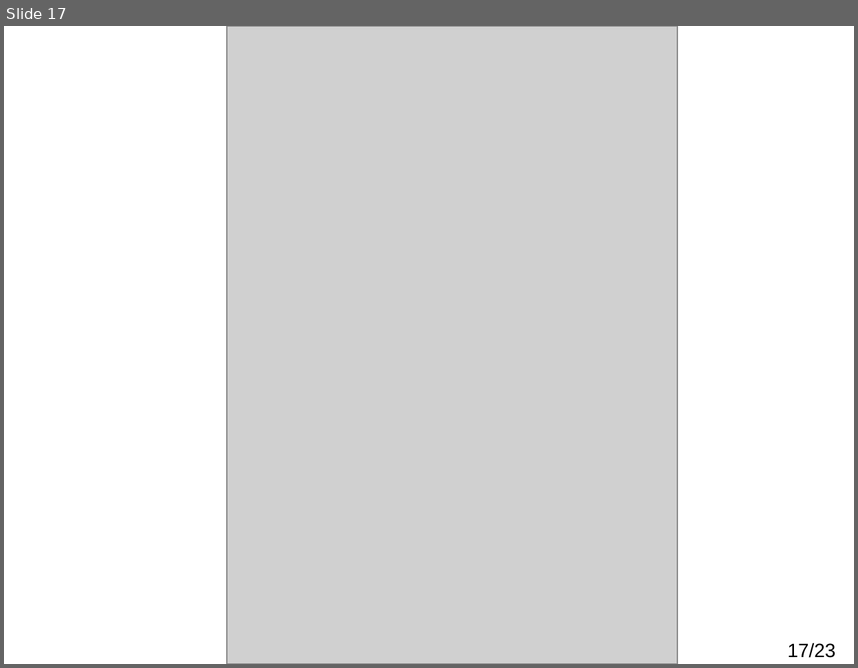
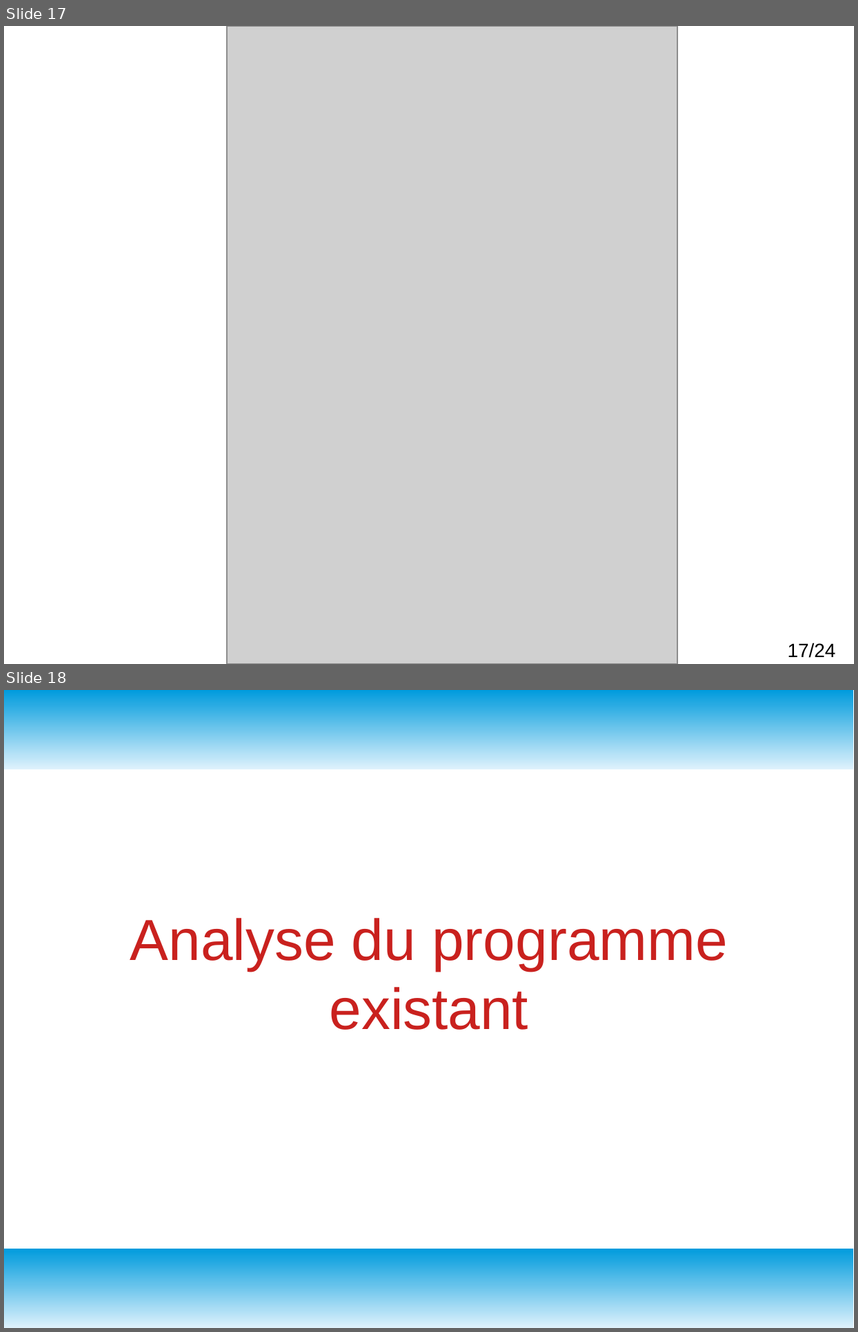
Before and after one commit to msoulard/ControleurDeRondes, a slide deck: Diapo Revue 1.odp. Shown one above the other, each under a label of ours: slide 17 before the commit, slides 17 and 18 after it. The pictures are 858x668 and 858x1332 pixels, drawn with LibreOffice and Linux fonts; fonts in the diff are those of the drawing; grey boxes stand for pictures. Boxes give left, top, right and bottom in pixels: in the first picture for what was removed or moved away, otherwise in the second. Text is boxed around its words. In the diff, an @@ line names an element or a change of style, - is before the commit and + after.

```diff
--- a/Diapo Revue 1.odp
+++ b/Diapo Revue 1.odp
@@ slide 18 added at [4, 690, 854, 1328], background #FFFFFF @@
@@ rectangle added at [4, 690, 854, 769], fill gradient #DFF2FC to #009BDD @@
@@ title added at [130, 918, 727, 1029], 54 pt, text #C9211E @@
+Analyse du programme existant
@@ rectangle added at [4, 1248, 854, 1328], fill gradient #DFF2FC to #009BDD @@
@@ page number at [788, 642, 836, 657]: text changed @@
-17/23
+17/24
```
Also in this commit, not shown: 2 slides changed, 1 other slide added, 1 slide removed, 1 other file.
